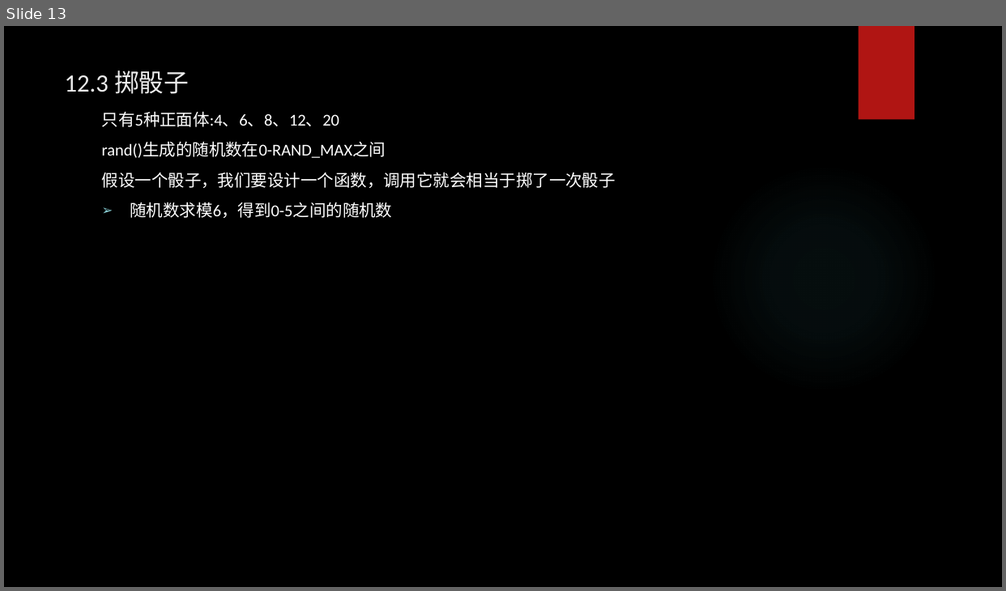
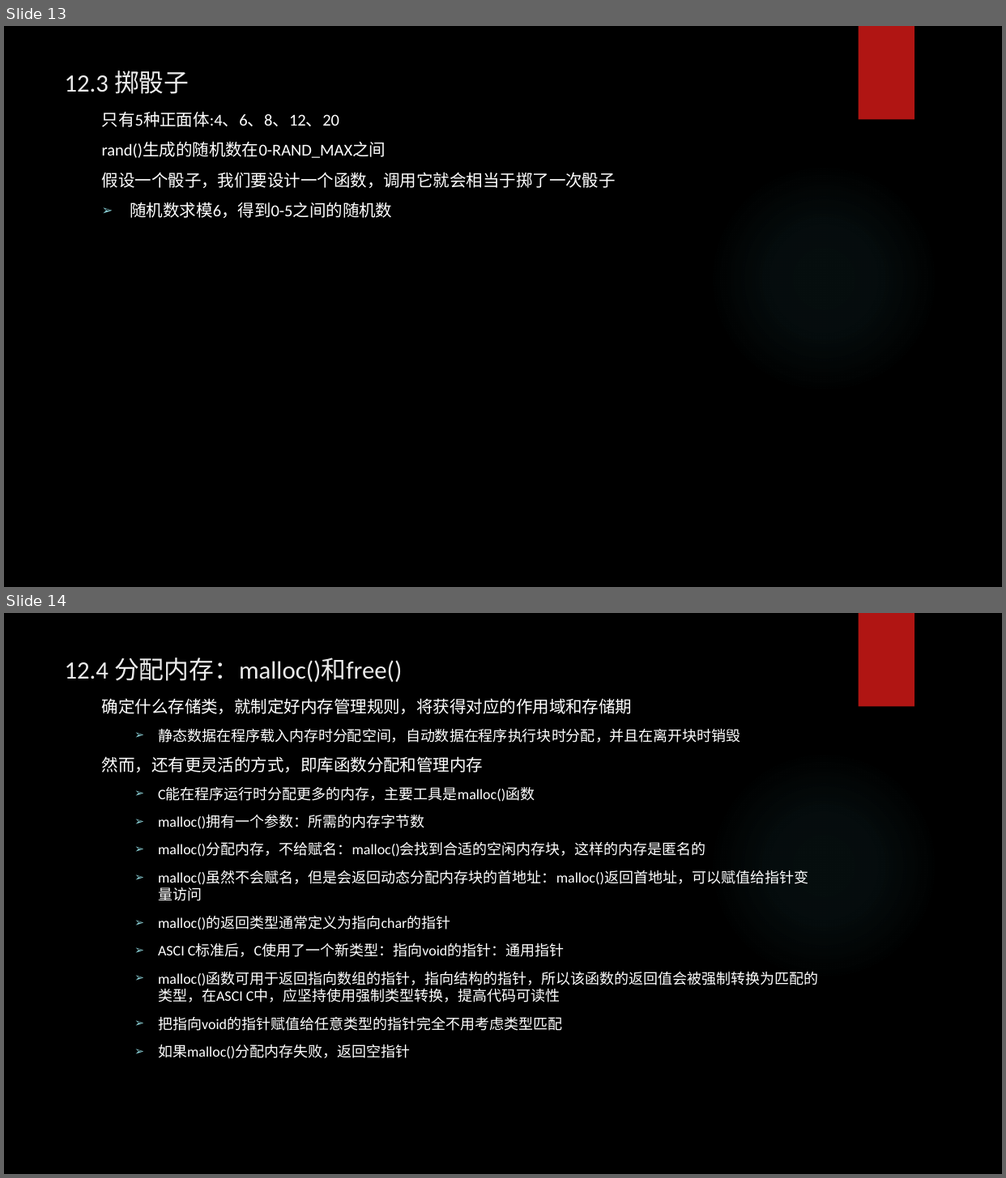
Before and after one commit to tsyin/c_ppt-code, a slide deck: 12存储类别、链接和内存管理.pptx. Shown one above the other, each under a label of ours: slide 13 before the commit, slides 13 and 14 after it. The pictures are 1006x591 and 1006x1178 pixels, drawn with LibreOffice and Linux fonts; fonts in the diff are those of the drawing; background and template pictures are left out. Boxes give left, top, right and bottom in pixels: in the first picture for what was removed or moved away, otherwise in the second. Text is boxed around its words. In the diff, an @@ line names an element or a change of style, - is before the commit and + after.

```diff
--- a/12存储类别、链接和内存管理.pptx
+++ b/12存储类别、链接和内存管理.pptx
@@ slide 14 added at [4,613,1002,1174], background picture (left out); not listed: 2 template elements that a slide beside it also shows @@
@@ title added at [65,658,402,682], 24 pt, text #EBEBEB @@
+12.4 分配内存：malloc()和free()
@@ text added at [102,698,818,1059], 14 pt, text #FFFFFF @@
+确定什么存储类，就制定好内存管理规则，将获得对应的作用域和存储期
+  ➢ 静态数据在程序载入内存时分配空间，自动数据在程序执行块时分配，并且在离开块时销毁
+然而，还有更灵活的方式，即库函数分配和管理内存
+  ➢ C能在程序运行时分配更多的内存，主要工具是malloc()函数
+  ➢ malloc()拥有一个参数：所需的内存字节数
+  ➢ malloc()分配内存，不给赋名：malloc()会找到合适的空闲内存块，这样的内存是匿名的
+  ➢ malloc()虽然不会赋名，但是会返回动态分配内存块的首地址：malloc()返回首地址，可以赋值给指针变量访问
+  ➢ malloc()的返回类型通常定义为指向char的指针
+  ➢ ASCI C标准后，C使用了一个新类型：指向void的指针：通用指针
+  ➢ malloc()函数可用于返回指向数组的指针，指向结构的指针，所以该函数的返回值会被强制转换为匹配的类型，在ASCI C中，应坚持使用强制类型转换，提高代码可读性
+  ➢ 把指向void的指针赋值给任意类型的指针完全不用考虑类型匹配
+  ➢ 如果malloc()分配内存失败，返回空指针
```
Also in this commit, not shown: 4 other slides added.
